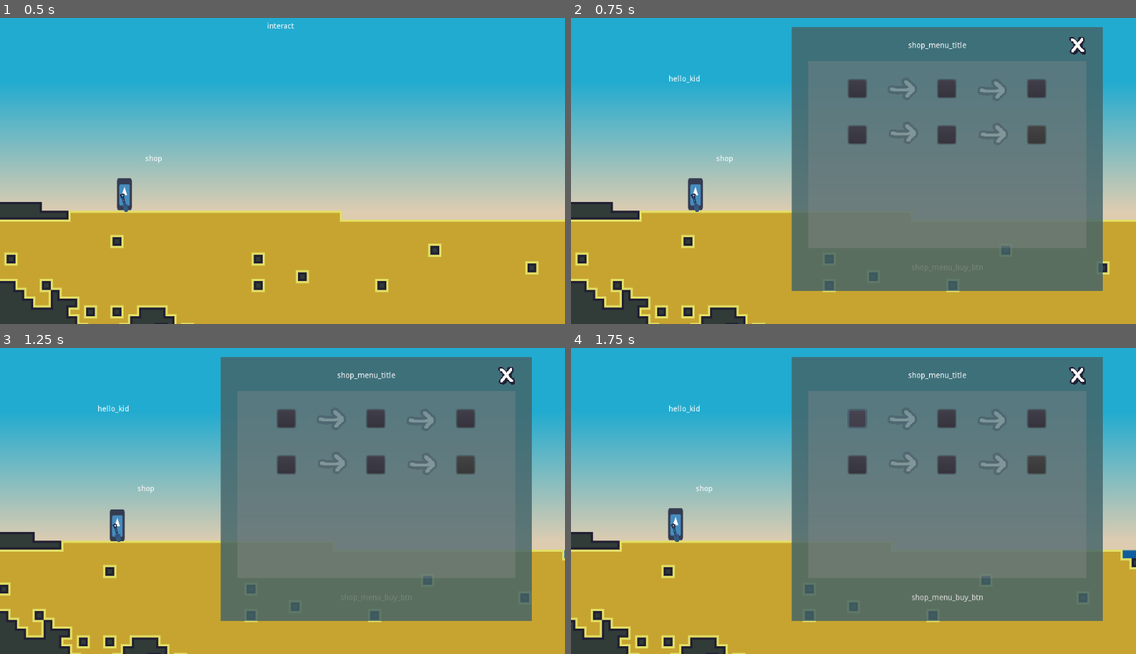
Above: before the commit, frames 1-4 (two rows, left to right).
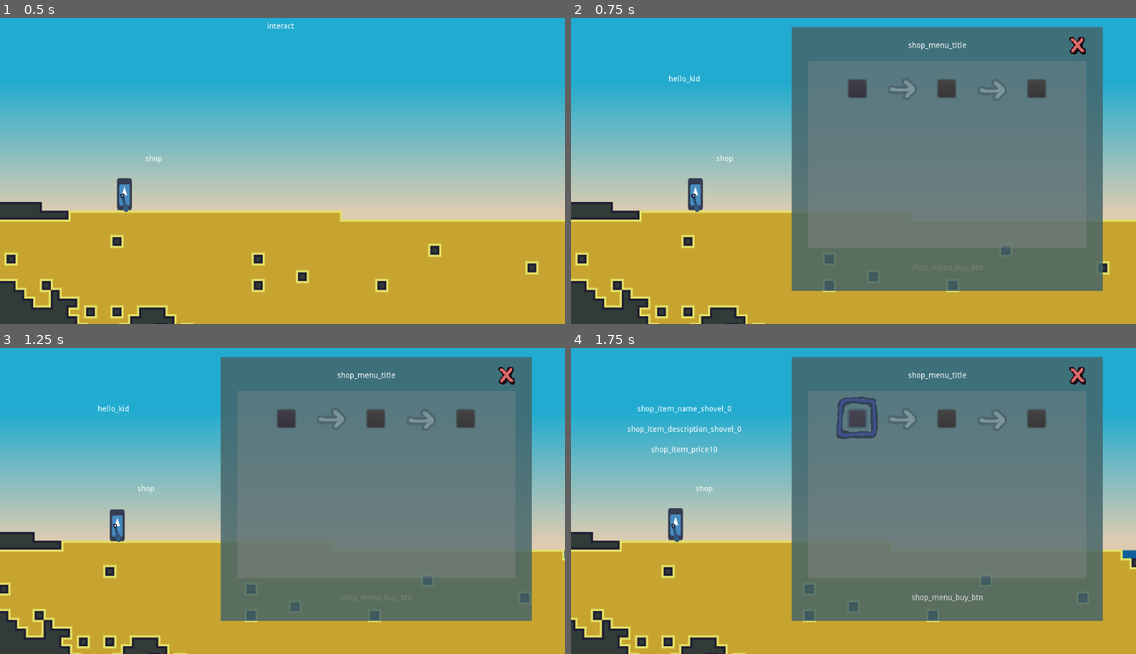
Above: after the commit, the same moments.

Repository: Eptwalabha/ld48
Game: Godot game, scene res://scenes/levels/map/HubLevel.tscn
The game is run twice, just before and just after one commit, with the same random seed, the same clock (stepped at 60 frames per second) and the same inputs. The engine's default icon, where the game draws it, is replaced by a stand-in: a white triangle on a blue panel in a dark square.
Inputs (mouse positions are in pixels of both pictures, inside the frame that each line leads up to):
- Up to frame 1 (0.5 s): no input
- Up to frame 2 (0.75 s): tap Enter at 0.5 s; move the mouse to (977, 143) at 0.52 s; hold Right (move_right) from 0.53 s (still down); hold E (action) from 0.53 s (still down)
- Up to frame 3 (1.25 s): keep holding Right (move_right); keep holding E (action); tap Space (move_jump) at 0.77 s
- Up to frame 4 (1.75 s): release Right (move_right) at 1.25 s; release E (action) at 1.25 s; click (859, 418) at 1.27 s

Frame 1 is identical in both runs. In frame 2, 0.9% of the frame differs, in the area x 49-92%, y 6-42%; in frame 3, 0.9%; in frame 4, 1.9%, in the area x 10-92%, y 6-42%.

Commit message:
shop menu

Diff:
--- a/scenes/game-autoload.gd
+++ b/scenes/game-autoload.gd
@@ -21,13 +21,23 @@
 	SUPER,
 }
 
-var is_shovel_unlocked = true
-var is_bucket_unlocked = true
-var is_explosive_unlocked = false
+func item_price(item_type: String, item_quality: int) -> int:
+	return shop["items"][item_type][item_quality]["price"]
 
-var player_money = 0
+func buy_item(type, quality) -> void:
+	unlocked[type] = true
+	player_money -= item_price(type, quality)
+	player_tools[type] = quality
+
+var unlocked = {
+	"shovel": false,
+	"bucket": false,
+	"explosive": false,
+}
+
+var player_money = 10
 var player_tools = {
-	"shovel": TOOL_QUALITY.SUPER,
+	"shovel": TOOL_QUALITY.BASIC,
 	"bucket": TOOL_QUALITY.BASIC,
 	"explosive": 20
 }
--- a/scenes/levels/map/HubLevel.gd
+++ b/scenes/levels/map/HubLevel.gd
@@ -20,7 +20,7 @@
 			node.connect("body_exited", self, "_on_MapTrigger_exited")
 
 func _process(_delta) -> void:
-	if Input.is_action_just_pressed("action"):
+	if Input.is_action_just_pressed("action") and current_state == HUB_STATE.PLAYING:
 		match current_trigger:
 			"shop": on_shop_interact()
 			"competition": on_competition_interact()
--- a/scenes/player/Player.gd
+++ b/scenes/player/Player.gd
@@ -51,20 +51,20 @@
 	jump = (h / d) * j_duration
 
 func initialize_tools() -> void:
-	if GameAutoload.is_shovel_unlocked:
+	if GameAutoload.unlocked["shovel"]:
 		shovel = ShovelScene.instance()
 		shovel.initialize(GameAutoload.player_tools["shovel"])
 		shovel.connect("throw", self, "_on_Shovel_throw")
 		add_child(shovel)
 		current_tool = shovel
-	if GameAutoload.is_bucket_unlocked:
+	if GameAutoload.unlocked["bucket"]:
 		bucket = BucketScene.instance()
 		bucket.initialize(GameAutoload.player_tools["bucket"])
 		bucket.connect("fill", self, "_on_Bucket_fill")
 		bucket.connect("empty", self, "_on_Bucket_empty")
 		add_child(bucket)
 		current_tool = bucket
-	if GameAutoload.is_explosive_unlocked:
+	if GameAutoload.unlocked["explosive"]:
 		explosive = ExplosiveScene.instance()
 		explosive.initialize(GameAutoload.player_tools["explosive"])
 		explosive.connect("spawn", self, "_on_Explosive_spawn")
--- a/scenes/ui/MenuShop.gd
+++ b/scenes/ui/MenuShop.gd
@@ -13,6 +13,7 @@
 onready var buckets_line = $MarginContainer/CenterContainer/Control/Control/MarginContainer/VBoxContainer/Buckets
 onready var explosives_line = $MarginContainer/CenterContainer/Control/Control/MarginContainer/VBoxContainer/Explosives
 onready var buy_btn = $MarginContainer/CenterContainer/Control/HBoxContainer/Buy
+onready var selection = $MarginContainer/CenterContainer/Control/Control/Selection
 
 var current_selection = null
 
@@ -30,15 +31,17 @@
 	var basic = node.get_node("HBoxContainer/BASIC")
 	var nice = node.get_node("HBoxContainer/NICE")
 	var super = node.get_node("HBoxContainer/SUPER")
-	basic.connect("pressed", self, "_on_btn_pressed", [type, GameAutoload.TOOL_QUALITY.BASIC])
-	nice.connect("pressed", self, "_on_btn_pressed", [type, GameAutoload.TOOL_QUALITY.NICE])
-	super.connect("pressed", self, "_on_btn_pressed", [type, GameAutoload.TOOL_QUALITY.SUPER])
+	basic.connect("pressed", self, "_on_btn_pressed", [basic, type, GameAutoload.TOOL_QUALITY.BASIC])
+	nice.connect("pressed", self, "_on_btn_pressed", [nice, type, GameAutoload.TOOL_QUALITY.NICE])
+	super.connect("pressed", self, "_on_btn_pressed", [super, type, GameAutoload.TOOL_QUALITY.SUPER])
 	basic.connect("mouse_entered", self, "_on_btn_hover", [type, GameAutoload.TOOL_QUALITY.BASIC])
 	nice.connect("mouse_entered", self, "_on_btn_hover", [type, GameAutoload.TOOL_QUALITY.NICE])
 	super.connect("mouse_entered", self, "_on_btn_hover", [type, GameAutoload.TOOL_QUALITY.SUPER])
 
 func open() -> void:
 	display_conversation("hello_kid")
+	current_selection = null
+	selection.visible = false
 	visible = true
 
 func display_conversation(text: String) -> void:
@@ -53,10 +56,15 @@
 	visible = false
 	emit_signal("close_menu")
 
+func update_selection(btn):
+	selection.visible = current_selection != null
+	var size = btn.rect_size
+	selection.global_position = btn.rect_global_position + size / 2
+
 func update_btn_visiblity():
-	shovels_line.visible = GameAutoload.is_shovel_unlocked
-	buckets_line.visible = GameAutoload.is_bucket_unlocked
-	explosives_line.visible = GameAutoload.is_explosive_unlocked
+	shovels_line.visible = true
+	buckets_line.visible = GameAutoload.unlocked["shovel"]
+	explosives_line.visible = GameAutoload.unlocked["explosive"]
 
 	if shovels_line.visible:
 		update_btn_visibility_line(shovels_line, "shovel")
@@ -72,27 +80,42 @@
 	super.disabled = !is_btn_visible(type, GameAutoload.TOOL_QUALITY.SUPER)
 
 func is_btn_visible(item_type: String, target_quality: int) -> bool:
-	if target_quality == GameAutoload.TOOL_QUALITY.BASIC:
-		return true
-	var current_quality = GameAutoload.player_tools[item_type]
-	return (target_quality - current_quality) <= 1
+	match item_type:
+		"shovel":
+			if !GameAutoload.unlocked["shovel"]:
+				return target_quality == GameAutoload.TOOL_QUALITY.BASIC
+			else:
+				var current_quality = GameAutoload.player_tools[item_type]
+				return current_quality + 1 >= target_quality
+		"bucket":
+			if !GameAutoload.unlocked["shovel"]:
+				return false
+			elif !GameAutoload.unlocked["bucket"]:
+				return target_quality == GameAutoload.TOOL_QUALITY.BASIC
+			else:
+				var current_quality = GameAutoload.player_tools[item_type]
+				return current_quality + 1 >= target_quality
+		"explosive":
+			return GameAutoload.unlocked["explosive"]
+	return false
 
-func can_afford(item_type: String, target_quality: int) -> bool:
-	var cost = GameAutoload.shop["items"][item_type][target_quality]["price"]
+func can_afford(item_type: String, item_quality: int) -> bool:
 	var player_money = GameAutoload.player_money
-	return cost < player_money
+	return player_money >= item_price(item_type, item_quality)
 
 func _on_btn_hover(item_type: String, item_quality: int) -> void:
 	var name = "shop_item_name_%s_%s" % [item_type, item_quality]
 	var description = "shop_item_description_%s_%s" % [item_type, item_quality]
-	var price = GameAutoload.shop["items"][item_type][item_quality]["price"]
 	dialog_item_name.text = tr(name)
 	dialog_item_description.text = tr(description)
-	dialog_item_price.text = tr("shop_item_price") + str(price)
+	dialog_item_price.text = tr("shop_item_price") + str(item_price(item_type, item_quality))
 	dialog_dialog.visible = false
 	dialog_item.visible = true
 
-func _on_btn_pressed(item_type: String, item_quality: int) -> void:
+func item_price(type, quality) -> int:
+	return GameAutoload.item_price(type, quality)
+
+func _on_btn_pressed(btn, item_type: String, item_quality: int) -> void:
 	if current_selection == null:
 		current_selection = {
 			"type": item_type,
@@ -107,7 +130,19 @@
 				"quality": item_quality
 			}
 	buy_btn.disabled = current_selection == null
+	update_selection(btn)
 
 func _on_Buy_pressed():
 	if current_selection == null:
 		buy_btn.disabled = true
+	else:
+		var type = current_selection["type"]
+		var quality = current_selection["quality"]
+		if can_afford(type, quality):
+			GameAutoload.buy_item(type, quality)
+			update_btn_visiblity()
+			display_conversation("thank_you")
+			current_selection = null
+		else:
+			display_conversation("not_enough_money")
+	selection.visible = current_selection != null
--- a/scenes/ui/MenuShop.tscn
+++ b/scenes/ui/MenuShop.tscn
@@ -124,6 +124,7 @@
 flat = true
 
 [node name="Close" type="Sprite" parent="MarginContainer/CenterContainer/Control/HBoxContainer2/Close"]
+modulate = Color( 0.882353, 0.415686, 0.415686, 1 )
 position = Vector2( 16, 16 )
 scale = Vector2( 0.8, 0.8 )
 texture = ExtResource( 2 )
@@ -321,6 +322,12 @@
 size_flags_horizontal = 6
 size_flags_vertical = 4
 disabled = true
+
+[node name="Selection" type="Sprite" parent="MarginContainer/CenterContainer/Control/Control"]
+modulate = Color( 0.117647, 0.137255, 0.580392, 0.462745 )
+texture = ExtResource( 2 )
+region_enabled = true
+region_rect = Rect2( 150, 5, 81, 82 )
 
 [node name="HBoxContainer" type="HBoxContainer" parent="MarginContainer/CenterContainer/Control"]
 margin_top = 396.0
Binary file changed: assets/images/menu.png
